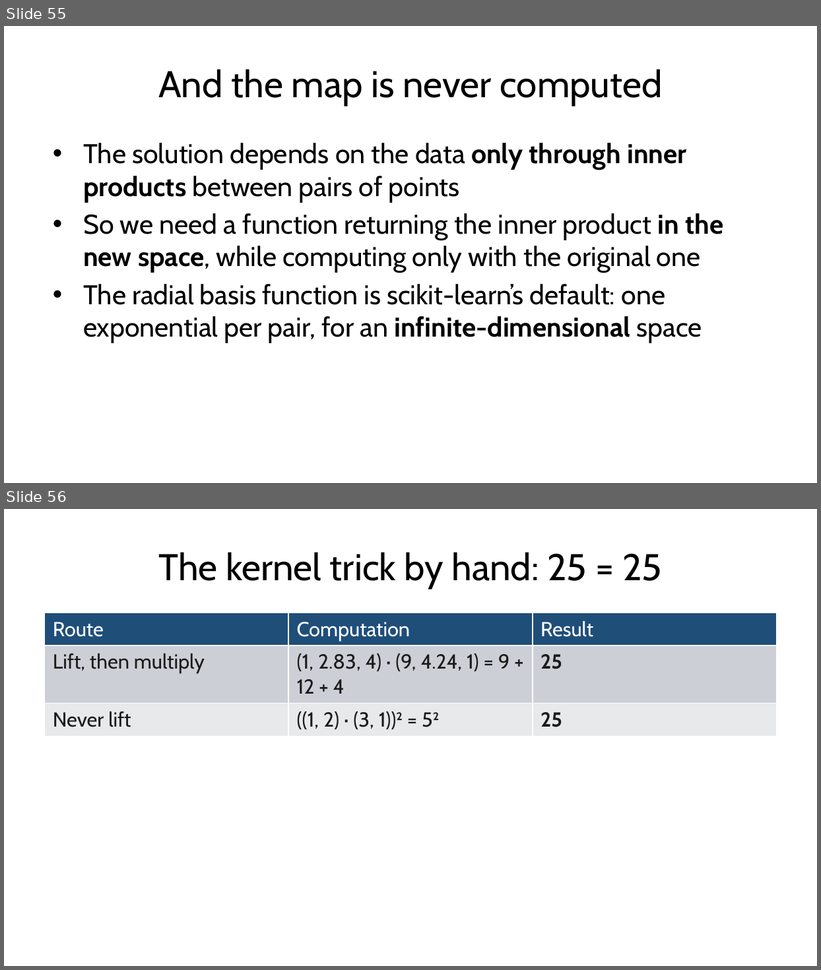
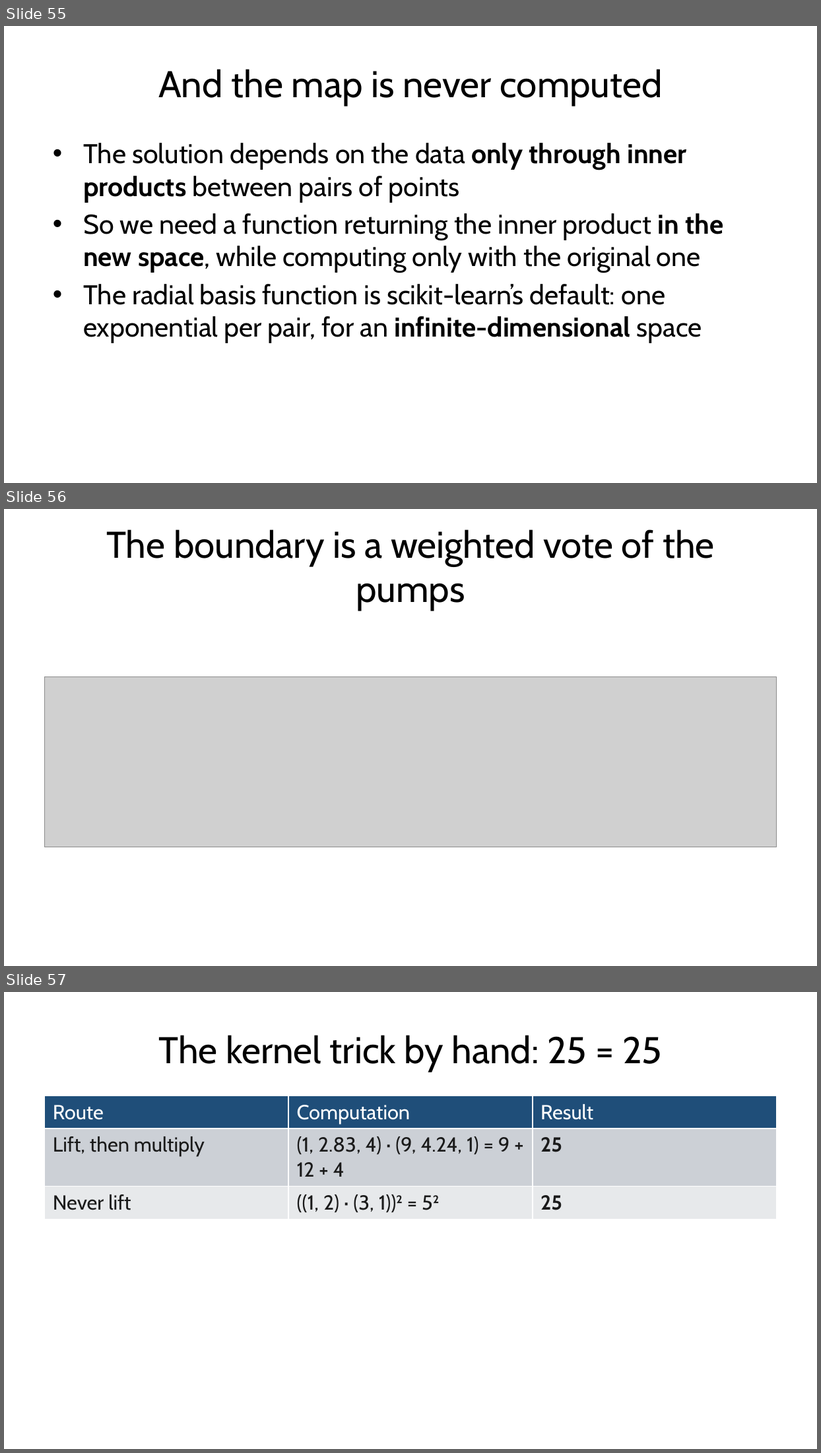
Before and after one commit to fabioantonini/technologies-for-artificial-intelligence, a slide deck: Lessons/06_knn_naive_bayes_svm/Slides/knn_naive_bayes_svm_slides.pptx. Shown one above the other, each under a label of ours: slides 55 and 56 before the commit, slides 55, 56 and 57 after it. The pictures are 821x970 and 821x1453 pixels, drawn with LibreOffice and Linux fonts; fonts in the diff are those of the drawing; grey boxes stand for pictures; background and template pictures are left out. Boxes give left, top, right and bottom in pixels: in the first picture for what was removed or moved away, otherwise in the second. Text is boxed around its words. In the diff, an @@ line names an element or a change of style, - is before the commit and + after.

```diff
--- a/Lessons/06_knn_naive_bayes_svm/Slides/knn_naive_bayes_svm_slides.pptx
+++ b/Lessons/06_knn_naive_bayes_svm/Slides/knn_naive_bayes_svm_slides.pptx
@@ slide 56 added at <box>4,509,817,966</box>, background #FFFFFF @@
@@ title added at <box>106,529,715,611</box>, 33 pt, text #1A1A1A @@
+The boundary is a weighted vote of the pumps
@@ picture added at <box>45,677,776,848</box> @@
@@ what was slide 56 is now slide 57 @@
```
Also in this commit, not shown: 5 other files.
